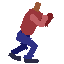
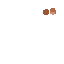
Layers edited between the first and the second 64x64 image:
showed "Paint Layer 3", painted on it over box(8, 2, 59, 63)
hid "Layer 2", painted on it over box(8, 2, 59, 63)
hid "Paint Layer 4" over box(8, 2, 59, 63)
